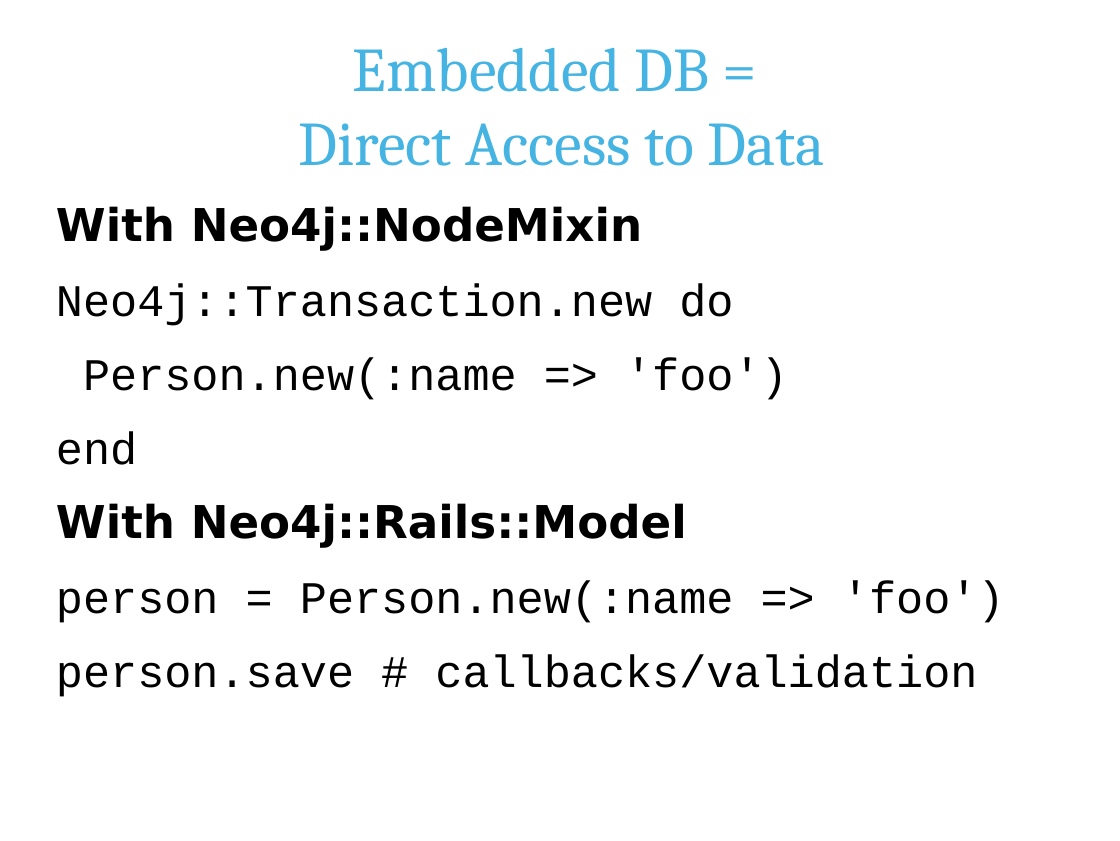
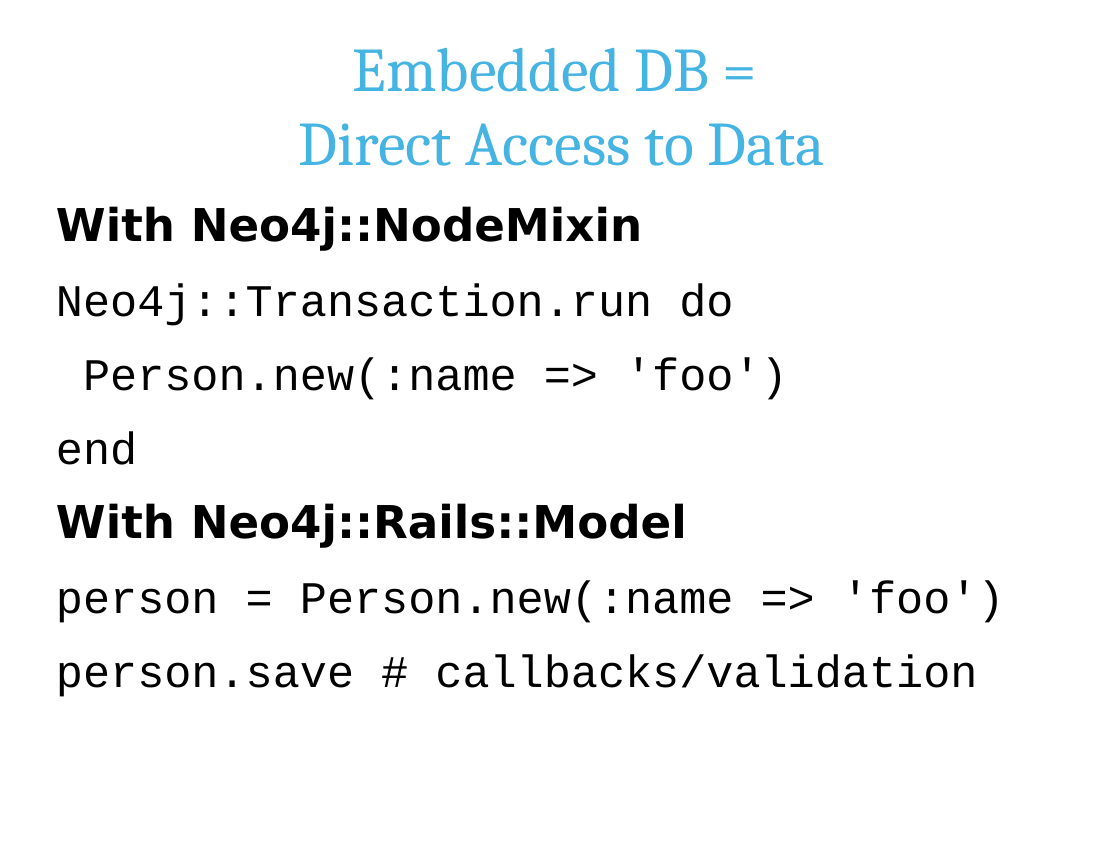
Before and after one commit to andreasronge/andreasronge.github.com, a slide deck: slide 18 of rails-conf.rb.odp. Drawn at 1120x841 pixels with LibreOffice and Linux fonts; fonts in the diff are those of the drawing; background and template pictures are left out. Boxes give left, top, right and bottom in pixels: in the first picture for what was removed or moved away, otherwise in the second. Text is boxed around its words. In the diff, an @@ line names an element or a change of style, - is before the commit and + after.

```diff
--- a/rails-conf.rb.odp
+++ b/rails-conf.rb.odp
@@ text at <box>56,284,733,326</box>: text changed @@
-Neo4j::Transaction.new do
+Neo4j::Transaction.run do
```
Also in this commit, not shown: 5 other slides changed, 1 other file.
